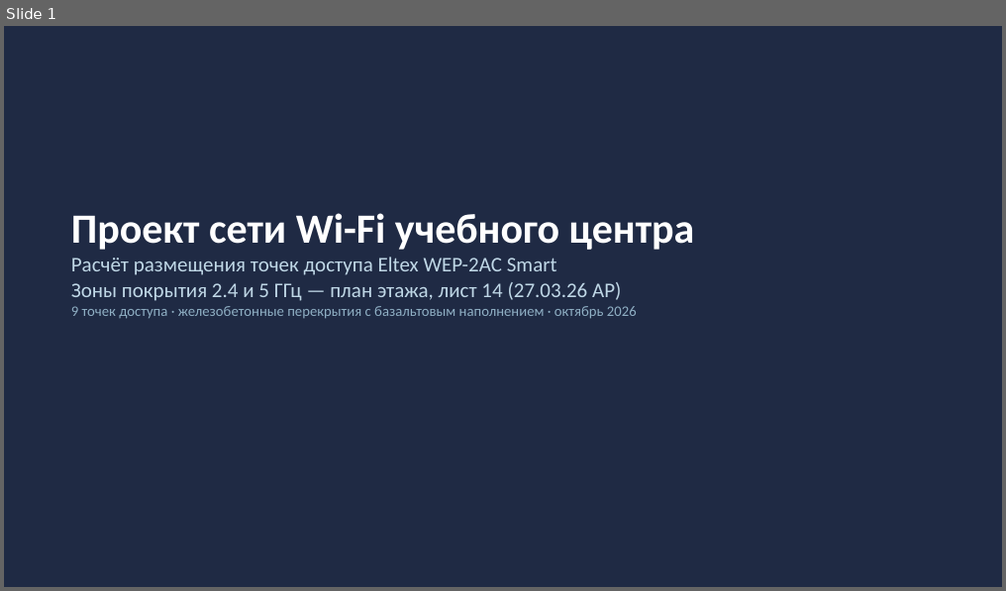
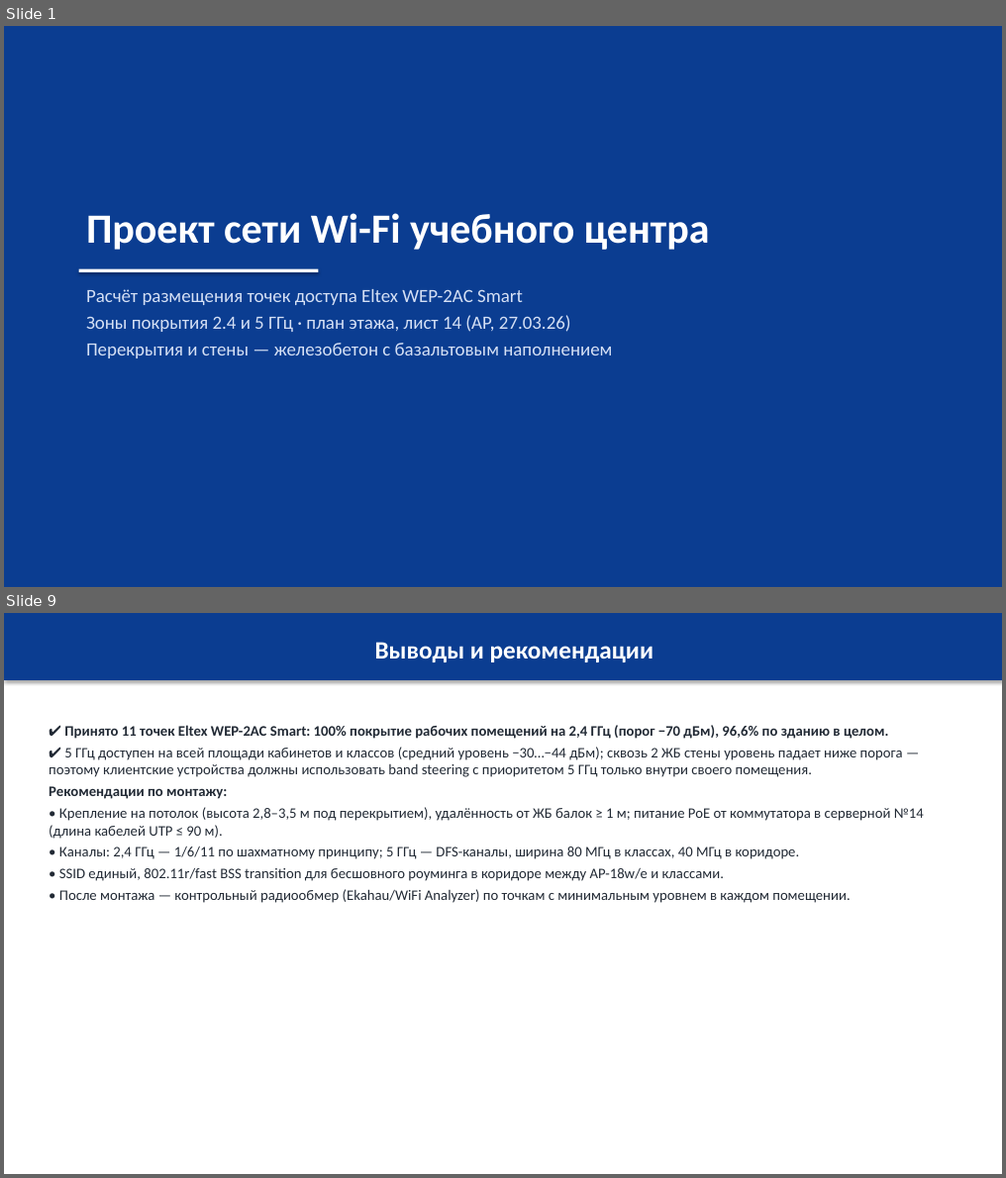
Before and after one commit to vertikalnii/preza, a slide deck: out/WiFi_Eltex_WEP-2AC_план_лист14.pptx. Shown one above the other, each under a label of ours: slide 1 before the commit, slides 1 and 9 after it; the slides between them are not shown. The pictures are 1006x591 and 1006x1178 pixels, drawn with LibreOffice and Linux fonts; fonts in the diff are those of the drawing. Boxes give left, top, right and bottom in pixels: in the first picture for what was removed or moved away, otherwise in the second. Text is boxed around its words. In the diff, an @@ line names an element or a change of style, - is before the commit and + after.

```diff
--- a/out/WiFi_Eltex_WEP-2AC_план_лист14.pptx
+++ b/out/WiFi_Eltex_WEP-2AC_план_лист14.pptx
@@ slide 9 added at <box>4,613,1002,1174</box>, background #FFFFFF @@
@@ rectangle added at <box>4,613,1002,680</box>, fill #0B3D91, 24 pt, text #FFFFFF, bold @@
+Выводы и рекомендации
@@ text added at <box>49,725,924,903</box>, 14 pt, text #222A35 @@
+✔ Принято 11 точек Eltex WEP-2AC Smart: 100% покрытие рабочих помещений на 2,4 ГГц (порог −70 дБм), 96,6% по зданию в целом.
+✔ 5 ГГц доступен на всей площади кабинетов и классов (средний уровень −30…−44 дБм); сквозь 2 ЖБ стены уровень падает ниже порога — поэтому клиентские устройства должны использовать band steering с приоритетом 5 ГГц только внутри своего помещения.
+Рекомендации по монтажу:
+• Крепление на потолок (высота 2,8–3,5 м под перекрытием), удалённость от ЖБ балок ≥ 1 м; питание PoE от коммутатора в серверной №14 (длина кабелей UTP ≤ 90 м).
+• Каналы: 2,4 ГГц — 1/6/11 по шахматному принципу; 5 ГГц — DFS-каналы, ширина 80 МГц в классах, 40 МГц в коридоре.
+• SSID единый, 802.11r/fast BSS transition для бесшовного роуминга в коридоре между AP-18w/e и классами.
+• После монтажа — контрольный радиообмер (Ekahau/WiFi Analyzer) по точкам с минимальным уровнем в каждом помещении.
@@ slide 1 changed as well @@
@@ rectangle at <box>4,26,1002,587</box>: fill #1F2A44 to #0B3D91 @@
@@ text "Проект сети Wi-Fi учебного центра": place and size @@
-text "Проект сети Wi-Fi учебного центра" at <box>71,213,695,319</box>
+text "Проект сети Wi-Fi учебного центра" at <box>86,213,710,250</box>
@@ text "Проект сети Wi-Fi учебного центра" at <box>86,213,710,250</box>: more space between paragraphs @@
@@ text at <box>71,257,637,319</box>: paragraphs removed @@
-Расчёт размещения точек доступа Eltex WEP-2AC Smart
-Зоны покрытия 2.4 и 5 ГГц — план этажа, лист 14 (27.03.26 АР)
-9 точек доступа · железобетонные перекрытия с базальтовым наполнением · октябрь 2026
@@ rectangle added at <box>79,270,319,273</box>, fill #FFFFFF @@
@@ text added at <box>86,289,612,359</box>, 18 pt, text #D5E0F5 @@
+Расчёт размещения точек доступа Eltex WEP-2AC Smart
+Зоны покрытия 2.4 и 5 ГГц · план этажа, лист 14 (АР, 27.03.26)
+Перекрытия и стены — железобетон с базальтовым наполнением
```
Also in this commit, not shown: 7 other slides added, 7 slides removed, 11 other files.
